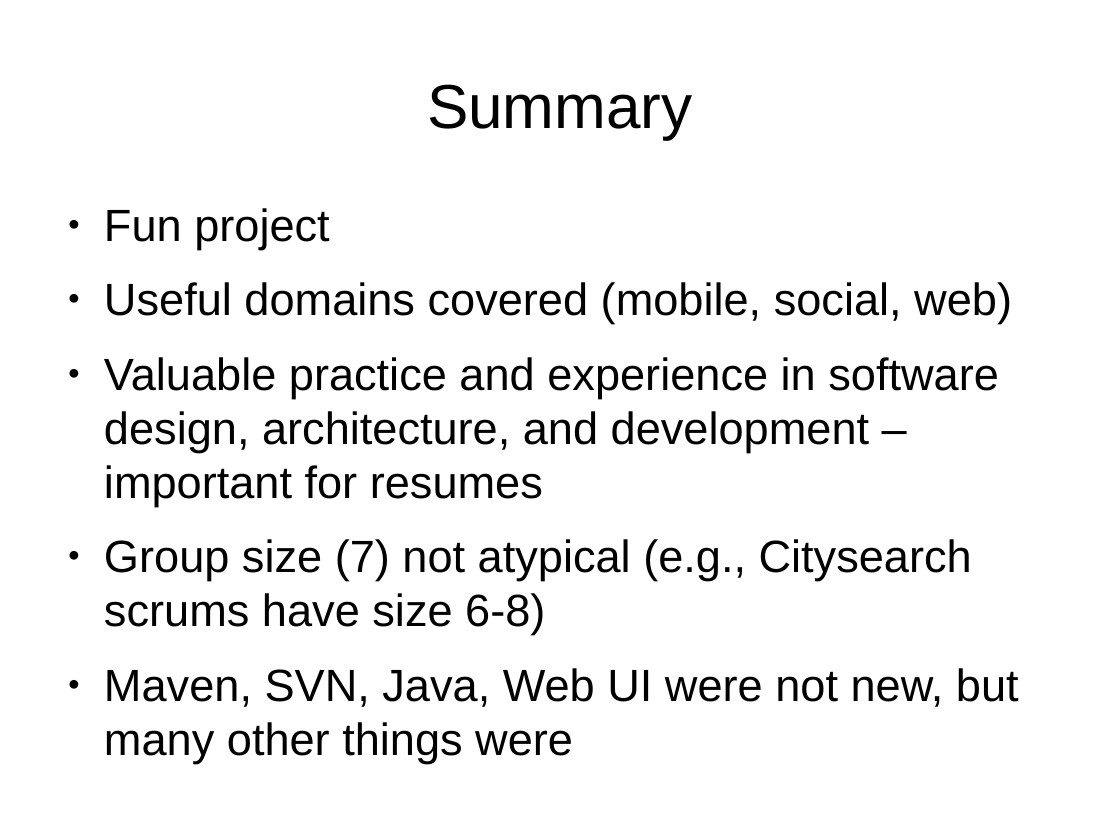
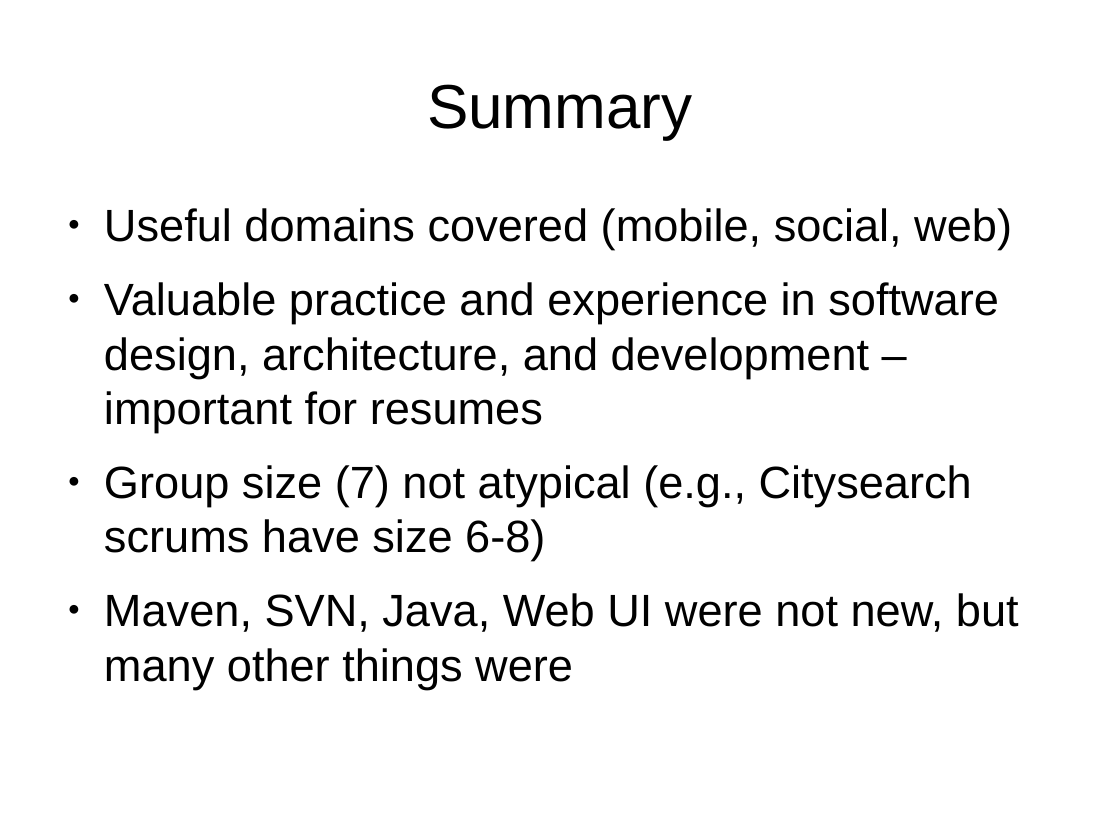
Before and after one commit to lmucs/playserengeti, a slide deck: slide 27 of serengeti/src/site/serengeti.odp (slide 26 before the commit). Drawn at 1120x840 pixels with LibreOffice and Linux fonts; fonts in the diff are those of the drawing. Boxes give left, top, right and bottom in pixels: in the first picture for what was removed or moved away, otherwise in the second. Text is boxed around its words. In the diff, an @@ line names an element or a change of style, - is before the commit and + after.

```diff
--- a/serengeti/src/site/serengeti.odp
+++ b/serengeti/src/site/serengeti.odp
@@ text at (104,208,329,250): paragraph removed @@
-● Fun project
```
Also in this commit, not shown: 5 other slides changed, 2 slides added, 1 slide removed.
